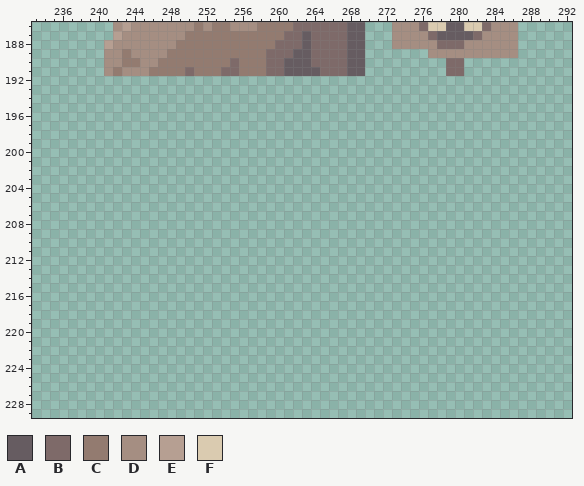
Edited in one commit: pixel-art file (Platformer/Content/tiles.aseprite). The picture above is the old version.
1024x512 pixels, 1 frame. Colours within 5 levels of each other are drawn and written as one. Shown: x 233..292, y 186..229. The commit also changed other parts of the picture, which this record leaves out.
Palette (. is transparent): A #665c61  B #7e6a69  C #937b70  D #a58e82  E #b69f92  F #dacbb0
Pixels before (only the part around the change), first column x 233:
186 .........DEDDDDDDDCDCCDDDCCCCBBBBBBAA...DDDBFFAAFFBDDD......
187 .........EDDDDDDDCCCCCCCCCCCBBABBBBAA...DDDDBAAAABDDDD......
188 ........EDDDDDDDCCCCCCCCCCCBBBABBBBAA...DDDDDBBBDDDDDD......
189 ........DDCDDDDCCCCCCCCCCCBBBAABBBBAA.......DDDDDDDDDD......
190 ........DDCCDDCCCCCCCCBCCCBBAAABBBBAA.........BB............
191 ........DCDDDCCCCBCCCBBCCCBBAAAABBBAA.........BB............
192 ............................................................
193 ............................................................
194 ............................................................
195 ............................................................
196 ............................................................
197 ............................................................
198 ............................................................
199 ............................................................
200 ............................................................
201 ............................................................
202 ............................................................
203 ............................................................
204 ............................................................
205 ............................................................
206 ............................................................
207 ............................................................
208 ............................................................
209 ............................................................
210 ............................................................
211 ............................................................
212 ............................................................
213 ............................................................
214 ............................................................
215 ............................................................
216 ............................................................
217 ............................................................
218 ............................................................
219 ............................................................
220 ............................................................
221 ............................................................
222 ............................................................
223 ............................................................
224 ............................................................
225 ............................................................
226 ............................................................
227 ............................................................
228 ............................................................
229 ............................................................
After:
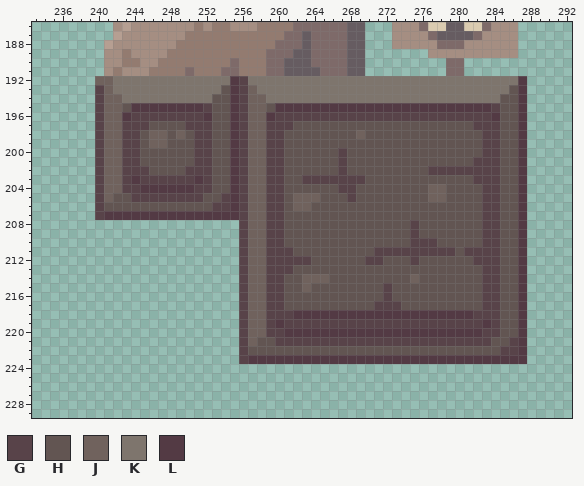
Colours new in this view: G #584349  H #625552  J #70625d  K #7e756d  L #533a44
The edit:
{"y":192,"x":240,"old":"................................................","new":"JJKKKKKKKKKKKKKLGKKKKKKKKKKKKKKKKKKKKKKKKKKKKKKL"}
{"y":193,"x":240,"old":"................................................","new":"GJKKKKKKKKKKKKHLGJKKKKKKKKKKKKKKKKKKKKKKKKKKKKHL"}
{"y":194,"x":240,"old":"................................................","new":"GJJKKKKKKKKKKHHLGJJKKKKKKKKKKKKKKKKKKKKKKKKKKHHL"}
{"y":195,"x":240,"old":"................................................","new":"GJJHLLLLLLLLGHHLGJJHLLLLLLLLLLLLLLLLLLLLLLLLGHHL"}
{"y":196,"x":240,"old":"................................................","new":"GJJLGGGGGGGGLHHLGJJLGGGGGGGGGGGGGGGGGGGGGGGGLHHL"}
{"y":197,"x":240,"old":"................................................","new":"GJJGGGHHHHGGGHHLGJJGGGHHHHHHHHHHHHHHHHHHHHGGGHHL"}
{"y":198,"x":240,"old":"................................................","new":"GJJGGHJJHJHGGHHLGJJGGHHHHHHHHJHHHHHHHHHHHHHGGHHL"}
{"y":199,"x":240,"old":"................................................","new":"GJJGGHJJHHHGGHHLGJJGGHHHHHHHHHHHHHHHHHHHHHHGGHHL"}
{"y":200,"x":240,"old":"................................................","new":"GJJGGHHHHHHGGHHLGJJGGHHHHHHGHHHHHHHHHHHHHHHGGHHL"}
{"y":201,"x":240,"old":"................................................","new":"GJJGGHHHHHHGGHHLGJJGGHHHHHHGHHHHHHHHHHHHHHGGGHHL"}
{"y":202,"x":240,"old":"................................................","new":"GJJGGGHHHHGGGHHLGJJGGHHHHHHGHHHHHHHHHGGGGGGGGHHL"}
{"y":203,"x":240,"old":"................................................","new":"GJJGLGGGGGGLGHHLGJJGGHHGGGGGGGHHHHHHHHHHHHGGGHHL"}
{"y":204,"x":240,"old":"................................................","new":"GJJGGLLLLLLGGHHLGJJGGHHHHHHGGHHHHHHHHJJHHHHGGHHL"}
{"y":205,"x":240,"old":"................................................","new":"GJHHGGGGGGGGHHGLGJJGGHJJJHHHGHHHHHHHHJJHHHHGGHHL"}
{"y":206,"x":240,"old":"................................................","new":"GHHHHHHHHHHHHGGLGJJGGHJJHHHHHHHHHHHHHHHHHHHGGHHL"}
{"y":207,"x":240,"old":"................................................","new":"GLLLLLLLLLLLLLLLGJJGGHHHHHHHHHHHHHHHHHHHHHHGGHHL"}
{"y":208,"x":256,"old":"................................","new":"GJJGGHHHHHHHHHHHHHHGHHHHHHHGGHHL"}
{"y":209,"x":256,"old":"................................","new":"GJJGGHHHHHHHHHHHHHHGHHHHHHHGGHHL"}
{"y":210,"x":256,"old":"................................","new":"GJJGGHHHHHHHHHHHHHHGGGHHHHHGGHHL"}
{"y":211,"x":256,"old":"................................","new":"GJJGGGHHHHHHHHHGGGGGGGGGHGGGGHHL"}
{"y":212,"x":256,"old":"................................","new":"GJJGGGGGHHHHHHGGHHHGHHHHHHGGGHHL"}
{"y":213,"x":256,"old":"................................","new":"GJJGGGHHHHHHHHHHHHHHHHHHHHHGGHHL"}
{"y":214,"x":256,"old":"................................","new":"GJJGGHHJJJHHHHHHHHHJHHHHHHHGGHHL"}
{"y":215,"x":256,"old":"................................","new":"GJJGGHHJHHHHHHHHGHHHHHHHHHHGGHHL"}
{"y":216,"x":256,"old":"................................","new":"GJJGGHHHHHHHHHHHGHHHHHHHHHHGGHHL"}
{"y":217,"x":256,"old":"................................","new":"GJJGGHHHHHHHHHHGGGHHHHHHHHHGGHHL"}
{"y":218,"x":256,"old":"................................","new":"GJJGGGLLLLLLLLLLLLLLLLLLLLGGGHHL"}
{"y":219,"x":256,"old":"................................","new":"GJJGLGGGGGGGGGGGGGGGGGGGGGGLGHHL"}
{"y":220,"x":256,"old":"................................","new":"GJJGGLLLLLLLLLLLLLLLLLLLLLLGGHHL"}
{"y":221,"x":256,"old":"................................","new":"GJHHGGGGGGGGGGGGGGGGGGGGGGGGHHGL"}
{"y":222,"x":256,"old":"................................","new":"GHHHHHHHHHHHHHHHHHHHHHHHHHHHHGGL"}
{"y":223,"x":256,"old":"................................","new":"GLLLLLLLLLLLLLLLLLLLLLLLLLLLLLLL"}
{"label":"added","picture_box":[95,76,527,364]}
